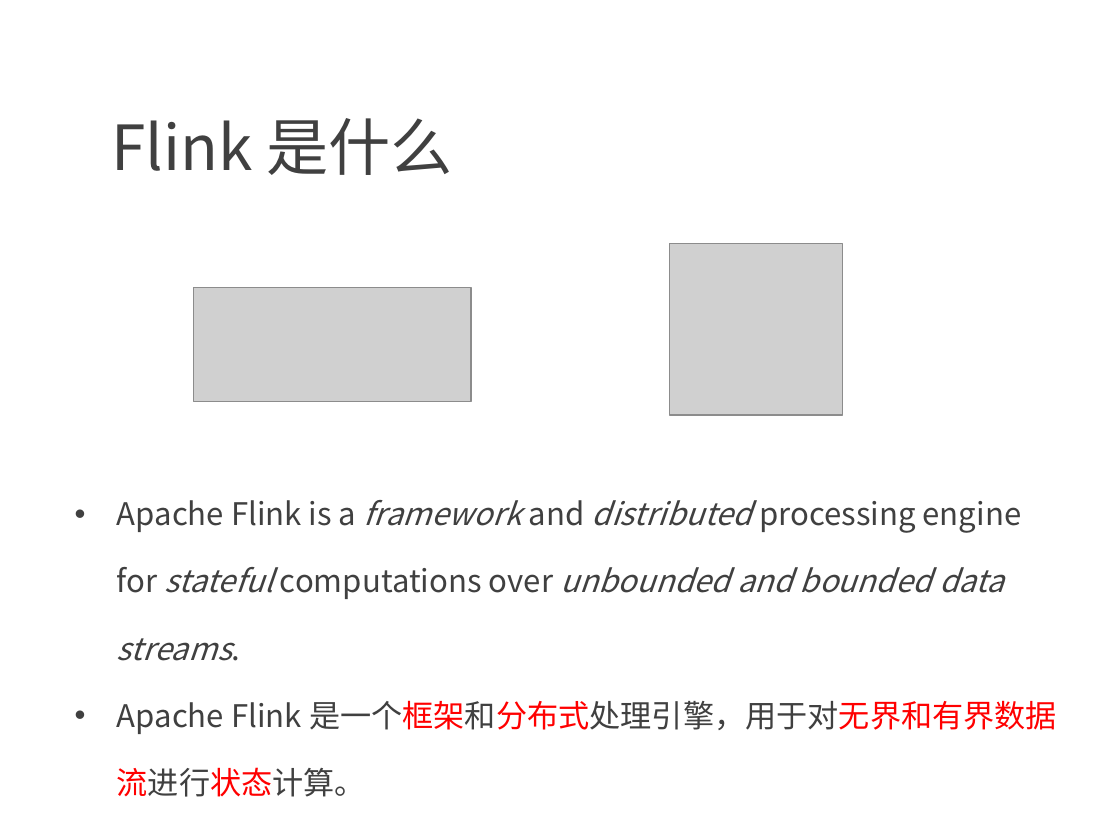
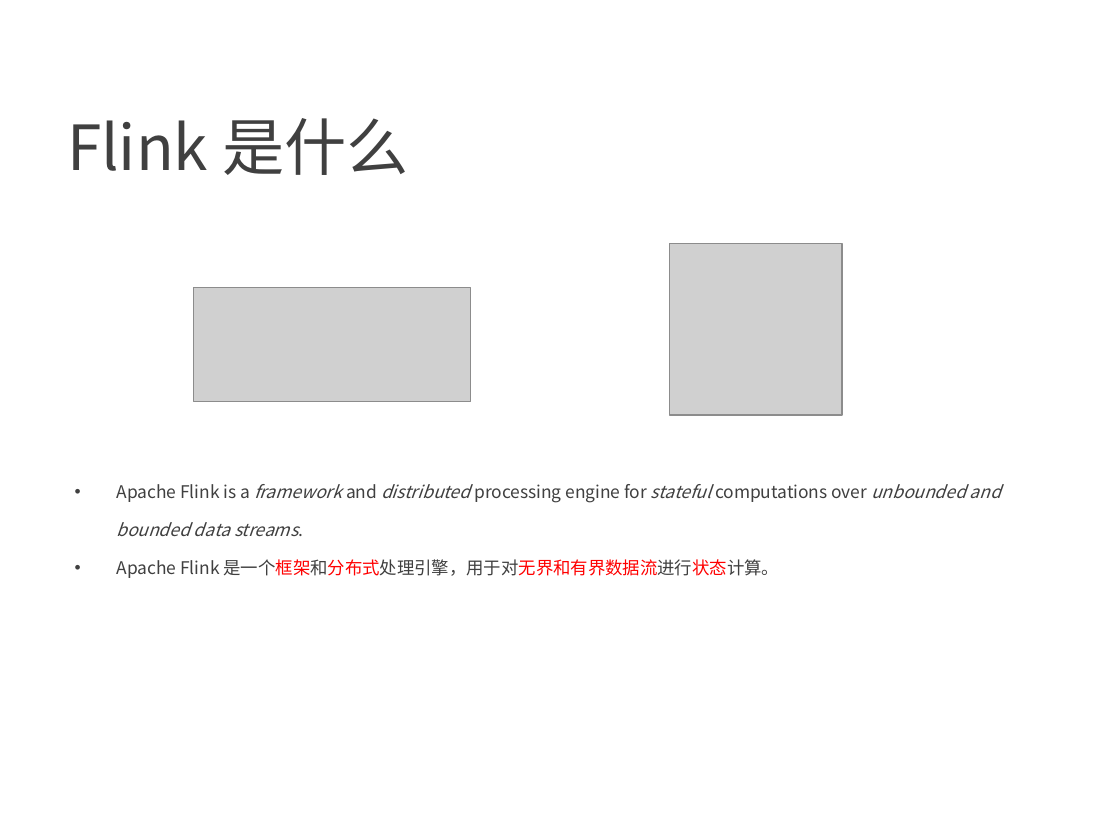
Before and after one commit to confucianzuoyuan/flink-tutorial, a slide deck: slide 3 of slides/1_Flink简介.pptx. Drawn at 1120x840 pixels with LibreOffice and Linux fonts; fonts in the diff are those of the drawing; grey boxes stand for pictures; background and template pictures are left out. Boxes give left, top, right and bottom in pixels: in the first picture for what was removed or moved away, otherwise in the second. Text is boxed around its words. In the diff, an @@ line names an element or a change of style, - is before the commit and + after.

```diff
--- a/slides/1_Flink简介.pptx
+++ b/slides/1_Flink简介.pptx
@@ text "Flink 是什么" at (67,118,409,175): indent changed @@
@@ text "Apache Flink is a framework ..." at (117,484,1001,578): size 20 to 11.2 pt; indent changed @@
```
Also in this commit, not shown: 17 other slides changed, 2 slides added, 18 other files.
